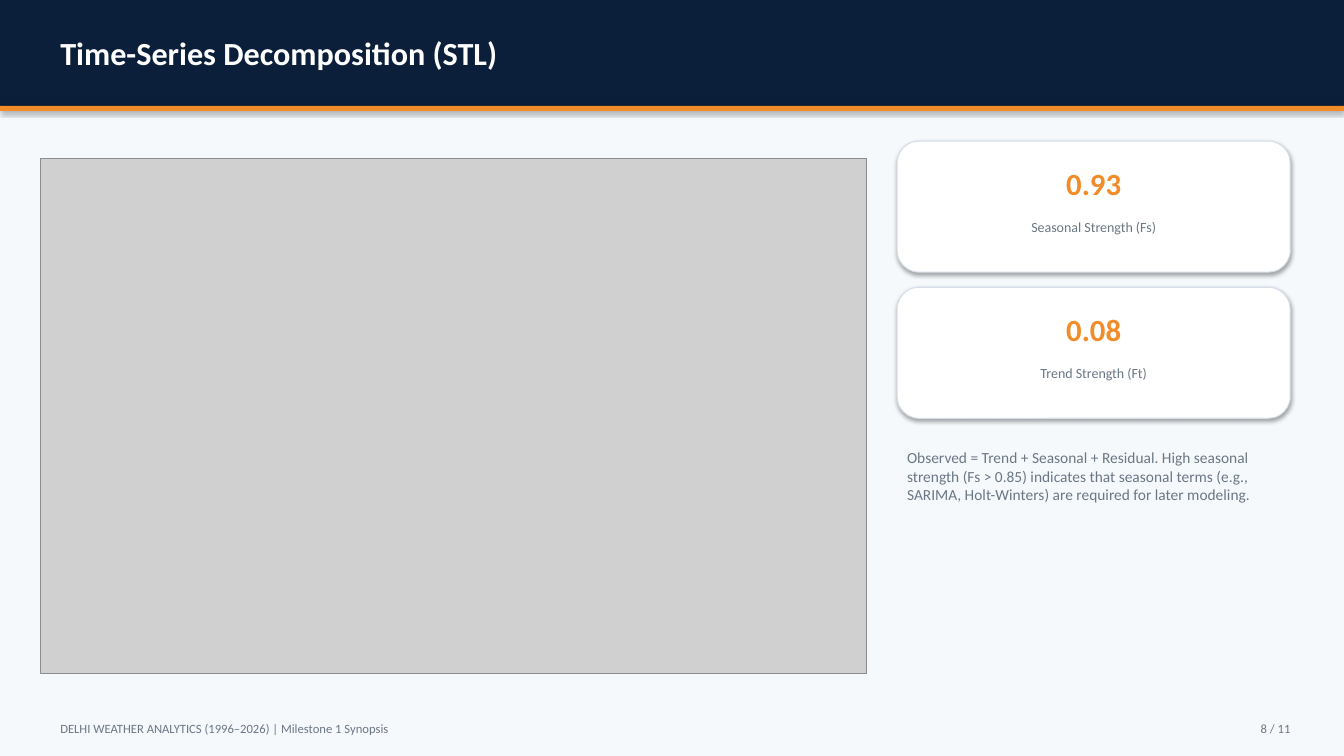
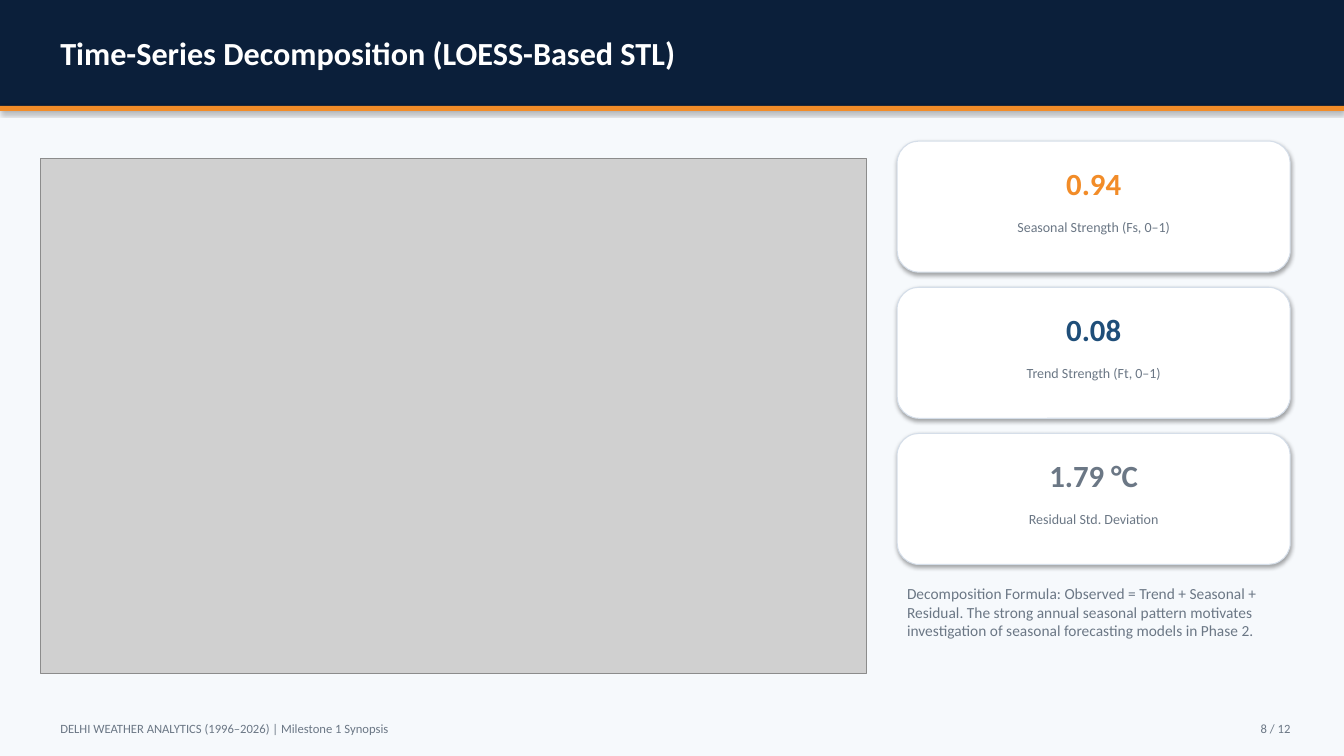
Before and after one commit to dhruvsaini-code/weather-forecasting, a slide deck: slide 8 of milestone1_output/Milestone1_Synopsis.pptx. Drawn at 1344x756 pixels with LibreOffice and Linux fonts; fonts in the diff are those of the drawing; grey boxes stand for pictures. Boxes give left, top, right and bottom in pixels: in the first picture for what was removed or moved away, otherwise in the second. Text is boxed around its words. In the diff, an @@ line names an element or a change of style, - is before the commit and + after.

```diff
--- a/milestone1_output/Milestone1_Synopsis.pptx
+++ b/milestone1_output/Milestone1_Synopsis.pptx
@@ text at <box>60,41,675,70</box>: text changed @@
-Time-Series Decomposition (STL)
+Time-Series Decomposition (LOESS-Based STL)
@@ text at <box>1066,175,1121,195</box>: text changed @@
-0.93
+0.94
@@ text at <box>1017,222,1170,235</box>: text changed @@
-Seasonal Strength (Fs)
+Seasonal Strength (Fs, 0–1)
@@ text "0.08" at <box>1066,319,1121,342</box>: text colour #F28C28 to #1F4E79 @@
@@ text at <box>1027,368,1160,381</box>: text changed @@
-Trend Strength (Ft)
+Trend Strength (Ft, 0–1)
@@ rounded rectangle added at <box>897,434,1291,565</box>, fill #FFFFFF, outline #D5DEE9 0.75 pt @@
@@ text removed at <box>907,452,1250,503</box> @@
-Observed = Trend + Seasonal + Residual. High seasonal strength (Fs > 0.85) indicates that seasonal terms (e.g., SARIMA, Holt-Winters) are required for later modeling.
@@ text added at <box>1049,466,1138,487</box>, 22 pt, text #6B7785, bold @@
+1.79 °C
@@ text added at <box>1029,514,1158,524</box>, 10 pt, text #6B7785 @@
+Residual Std. Deviation
@@ text added at <box>907,588,1254,639</box>, 11 pt, text #6B7785 @@
+Decomposition Formula: Observed = Trend + Seasonal + Residual. The strong annual seasonal pattern motivates investigation of seasonal forecasting models in Phase 2.
```
Also in this commit, not shown: 9 other slides changed, 2 slides added, 1 slide removed, 22 other files.
